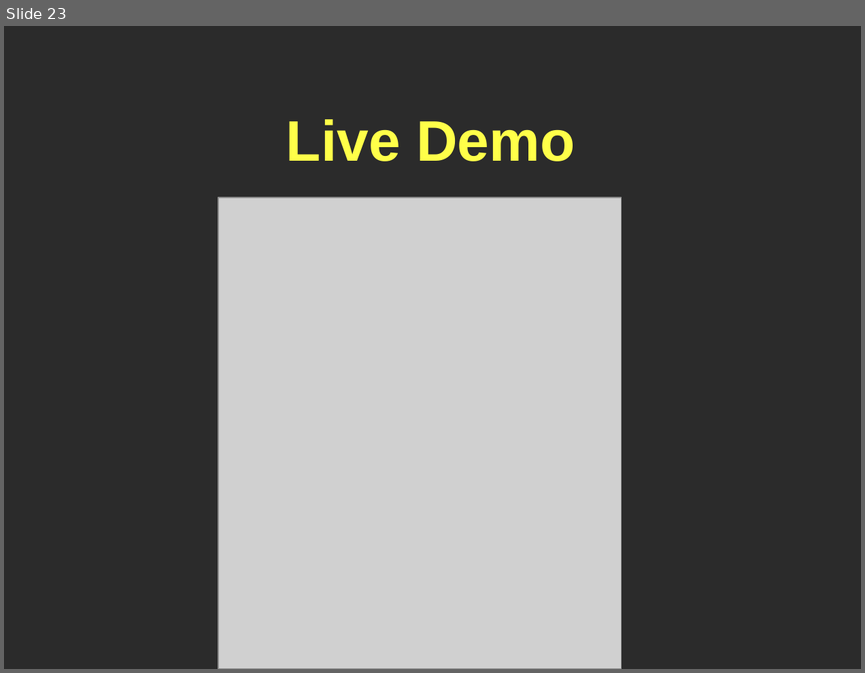
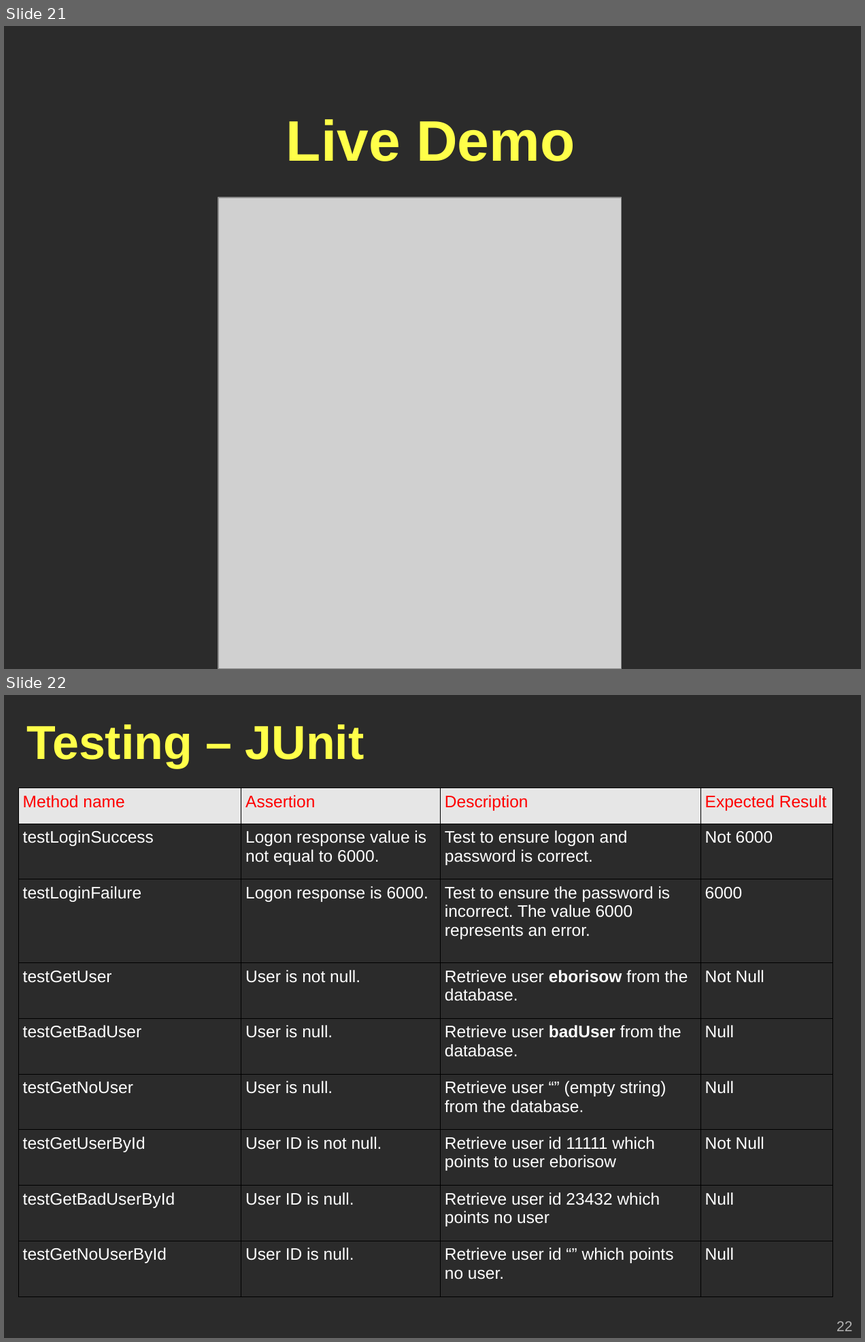
Before and after one commit to Geoffsc/psu-edu-sweng500, a slide deck: docs/presentation/sweng500-carpool-presentation.ppt. Shown one above the other, each under a label of ours: slide 23 before the commit, slides 21 and 22 after it. The pictures are 865x673 and 865x1342 pixels, drawn with LibreOffice and Linux fonts; fonts in the diff are those of the drawing; grey boxes stand for pictures; background and template pictures are left out; a plain dark background stands for a picture behind light text. Boxes give left, top, right and bottom in pixels: in the first picture for what was removed or moved away, otherwise in the second. Text is boxed around its words. In the diff, an @@ line names an element or a change of style, - is before the commit and + after.

Commit message:
Adds test slides to the presentation.

```diff
--- a/docs/presentation/sweng500-carpool-presentation.ppt
+++ b/docs/presentation/sweng500-carpool-presentation.ppt
@@ slide 22 added at (4, 695, 861, 1338), background picture (left out) @@
@@ title added at (27, 724, 364, 768), 40 pt, text #FFFF49, bold @@
+Testing – JUnit
@@ table added at (18, 787, 832, 1295), 9 rows, 4 columns @@
+Method name | Assertion | Description | Expected Result
+testLoginSuccess | Logon response value is not equal to 6000. | Test to ensure logon and password is correct. | Not 6000
+testLoginFailure | Logon response is 6000. | Test to ensure the password is incorrect. The value 6000 represents an error. | 6000
+testGetUser | User is not null. | Retrieve user eborisow from the database. | Not Null
+testGetBadUser | User is null. | Retrieve user badUser from the database. | Null
+testGetNoUser | User is null. | Retrieve user “” (empty string) from the database. | Null
+testGetUserById | User ID is not null. | Retrieve user id 11111 which points to user eborisow | Not Null
+testGetBadUserById | User ID is null. | Retrieve user id 23432 which points no user | Null
+testGetNoUserById | User ID is null. | Retrieve user id “” which points no user. | Null
@@ page number added at (836, 1321, 852, 1331), 12 pt, text #B2B2B2 @@
+22
@@ what was slide 23 is now slide 21 @@
```
Also in this commit, not shown: 4 other slides added.
